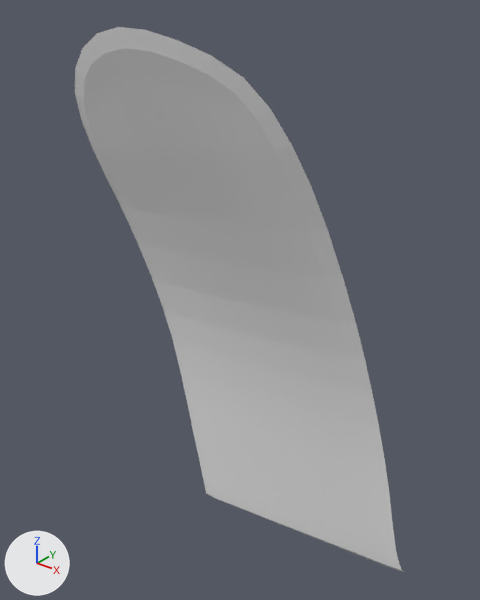
Two versions of the OBJ model PadForge.App/3DModels/XboxSeries/Starfield/Decal-Shoulder-Left-Trigger.obj, one commit apart.
Before and after are seen from a camera (50 mm lens) standing at (-27.8, -65.3, 11.9) and looking at (-40.6, -49.3, 2.0). The lights are fixed; the arrows at lower left show +X, +Y and +Z. The picture after the commit comes second. Where no turn or scale is listed for an object, it has been applied to the vertices.

Script lines for the objects in view, before the commit:
```python
me_decal_shoulder_left_trigger = bpy.data.meshes.new('Decal-Shoulder-Left-Trigger')
me_decal_shoulder_left_trigger.from_pydata(...)  # 235 vertices, 208 faces; spans x -46.5..-34.0, y -52.1..-47.7, z -9.4..10.7
ob_decal_shoulder_left_trigger = bpy.data.objects.new('Decal-Shoulder-Left-Trigger', me_decal_shoulder_left_trigger)
ob_decal_shoulder_left_trigger.location = (0.0, 0.0, 0.0)
```
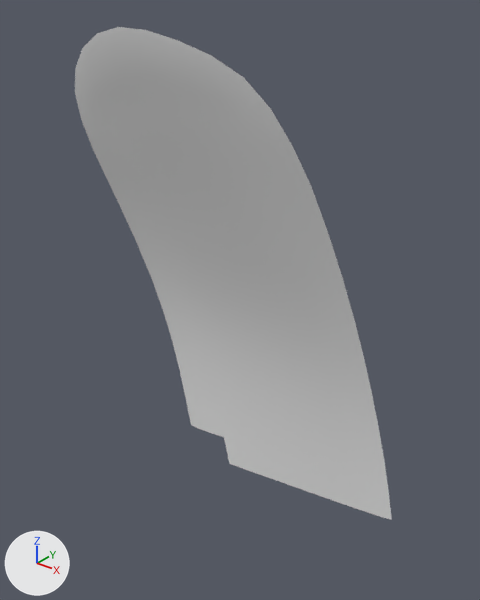
The newer file is also turned or shifted as a whole; pictures and numbers use the older file's frame.

Location of each change, [x1, y1, x2, y2] in pixels of the pictures (480 x 600 px):
'Decal-Shoulder-Left-Trigger', reshaped (10% shorter): before [75, 27, 404, 572]; after [75, 27, 392, 520]
part 1 of me_decal_shoulder_left_trigger, reshaped: before [186, 377, 404, 572]; after [186, 377, 392, 520]

What the commit changed:
me_decal_shoulder_left_trigger is used by ob_decal_shoulder_left_trigger; location (0.0, 0.0, 0.0).
me_decal_shoulder_left_trigger had 235 vertices, 208 faces and spanned x -46.5..-34.0, y -52.1..-47.7, z -9.4..10.7.
me_decal_shoulder_left_trigger now has 183 vertices, 157 faces and spans x -46.5..-34.7, y -52.1..-48.0, z -6.6..10.7.
Part 1, on me_decal_shoulder_left_trigger:
62 vertices are removed from x -44.4..-34.0, y -48.1..-47.7, z -9.4..-4.1.
65 faces are deleted.
10 vertices are added at x -44.4..-34.7, y -48.2..-48.0, z -6.5..-4.1.
14 new faces join them.
